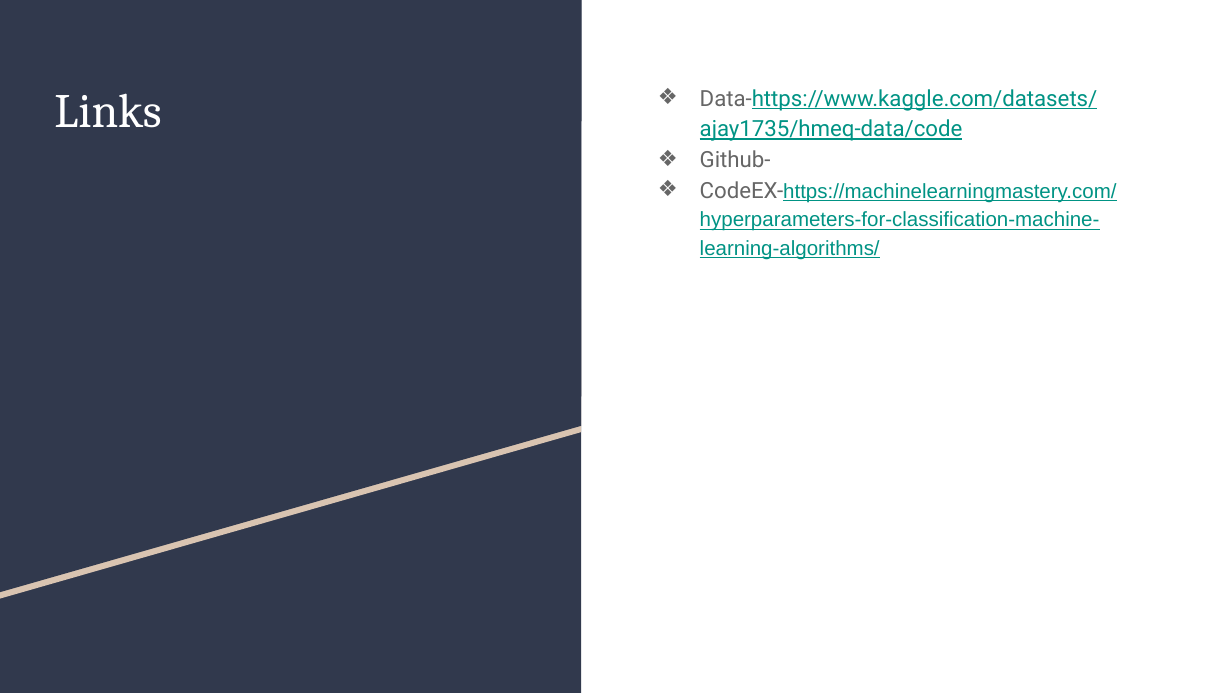
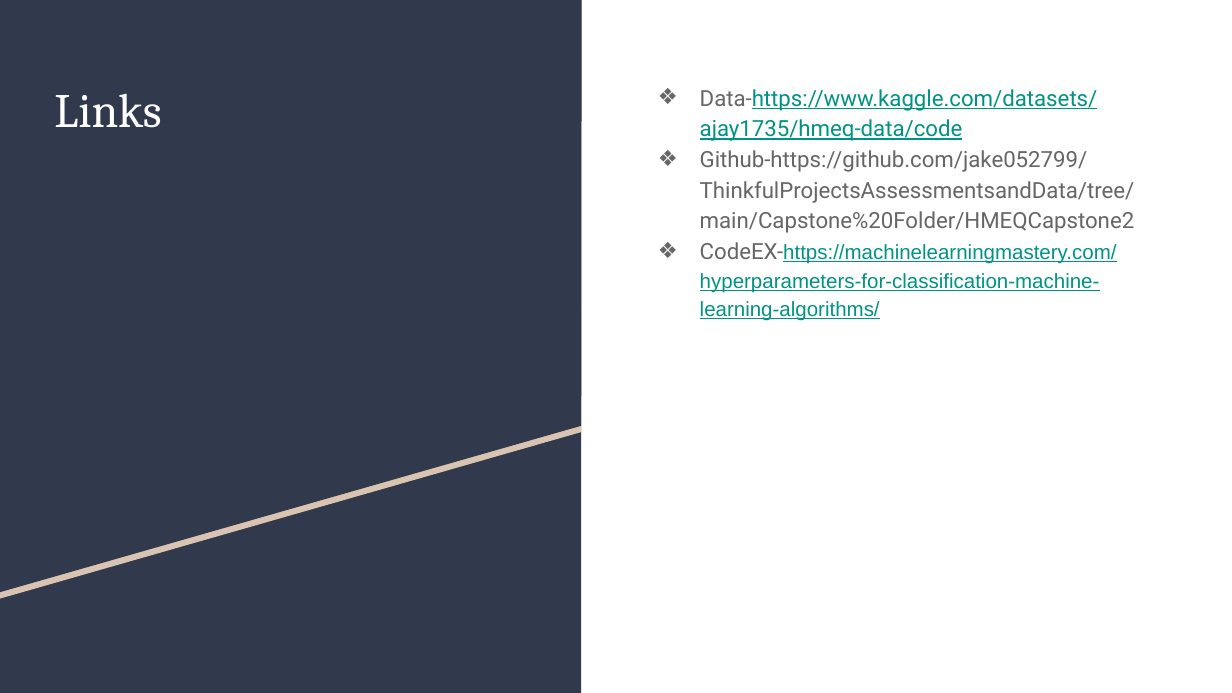
Before and after one commit to jake052799/ThinkfulProjectsAssessmentsandData, a slide deck: slide 11 of Capstone Folder/HMEQCapstone2/HomeEquityDefaultPrediction.pptx. Drawn at 1232x693 pixels with LibreOffice and Linux fonts; fonts in the diff are those of the drawing. Boxes give left, top, right and bottom in pixels: in the first picture for what was removed or moved away, otherwise in the second. Text is boxed around its words. In the diff, an @@ line names an element or a change of style, - is before the commit and + after.

```diff
--- a/Capstone Folder/HMEQCapstone2/HomeEquityDefaultPrediction.pptx
+++ b/Capstone Folder/HMEQCapstone2/HomeEquityDefaultPrediction.pptx
@@ text at (x1=700, y1=150, x2=1135, y2=233): text changed @@
-❖ Github-
+❖ Github-https://github.com/jake052799/ThinkfulProjectsAssessmentsandData/tree/main/Capstone%20Folder/HMEQCapstone2
```
